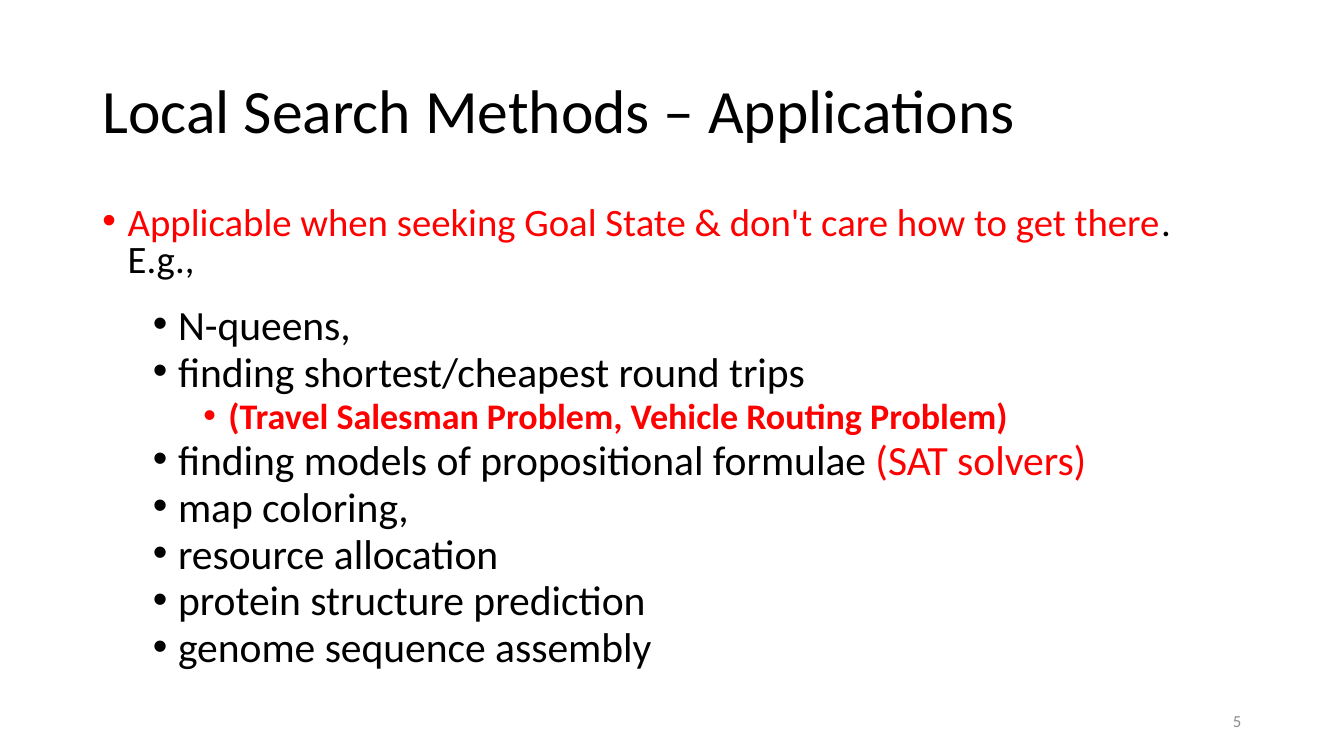
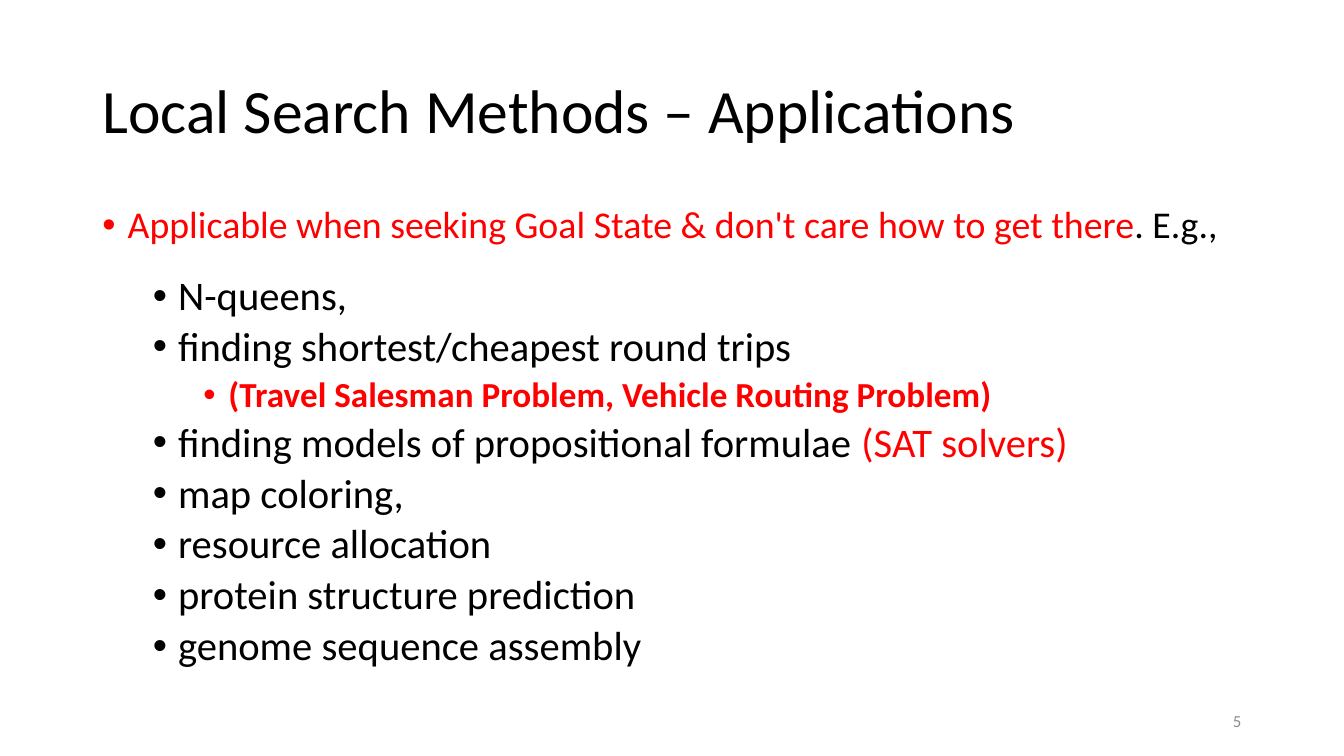
Before and after one commit to imranbuttcodes/SEMESTER_5, a slide deck: slide 5 of Artificial Intelligence/Course Material/Lec_08_Local Search.pptx. Drawn at 1344x756 pixels with LibreOffice and Linux fonts; fonts in the diff are those of the drawing. Boxes give left, top, right and bottom in pixels: in the first picture for what was removed or moved away, otherwise in the second. Text is boxed around its words. In the diff, an @@ line names an element or a change of style, - is before the commit and + after.

```diff
--- a/Artificial Intelligence/Course Material/Lec_08_Local Search.pptx
+++ b/Artificial Intelligence/Course Material/Lec_08_Local Search.pptx
@@ text "Applicable when seeking Goal State ..." at <box>128,211,1217,667</box>: size 27.7 to 27.1 pt in "Applicable when seeking Goal State & don't ..."; size 29.7 to 29 pt in "N-queens,", "finding shortest/cheapest round trips", "finding models of propositional formulae (SAT solvers)", "map coloring," and 3 more places; size 25.7 to 25.1 pt in "(Travel Salesman Problem, Vehicle Routing Problem)"; line spacing 0.8 to 0.9 @@
```
Also in this commit, not shown: 8 other slides changed, 7 other files.
